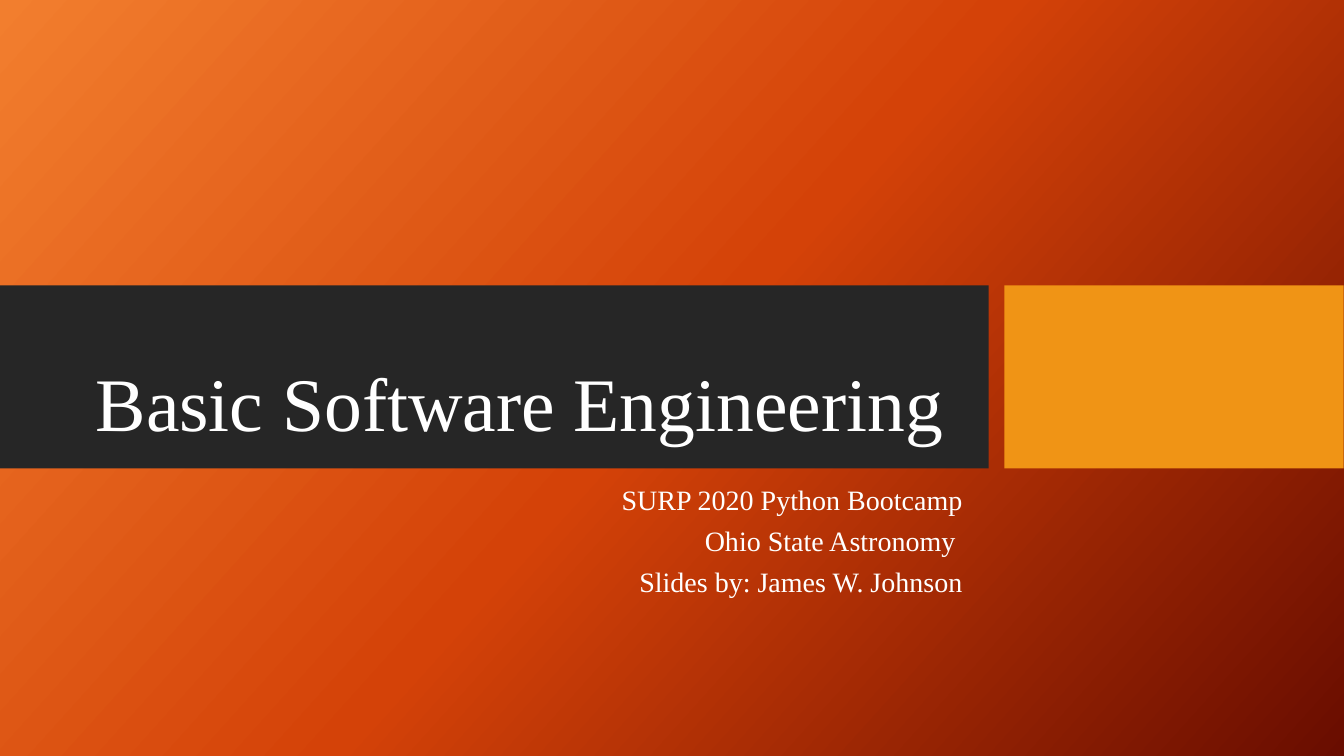
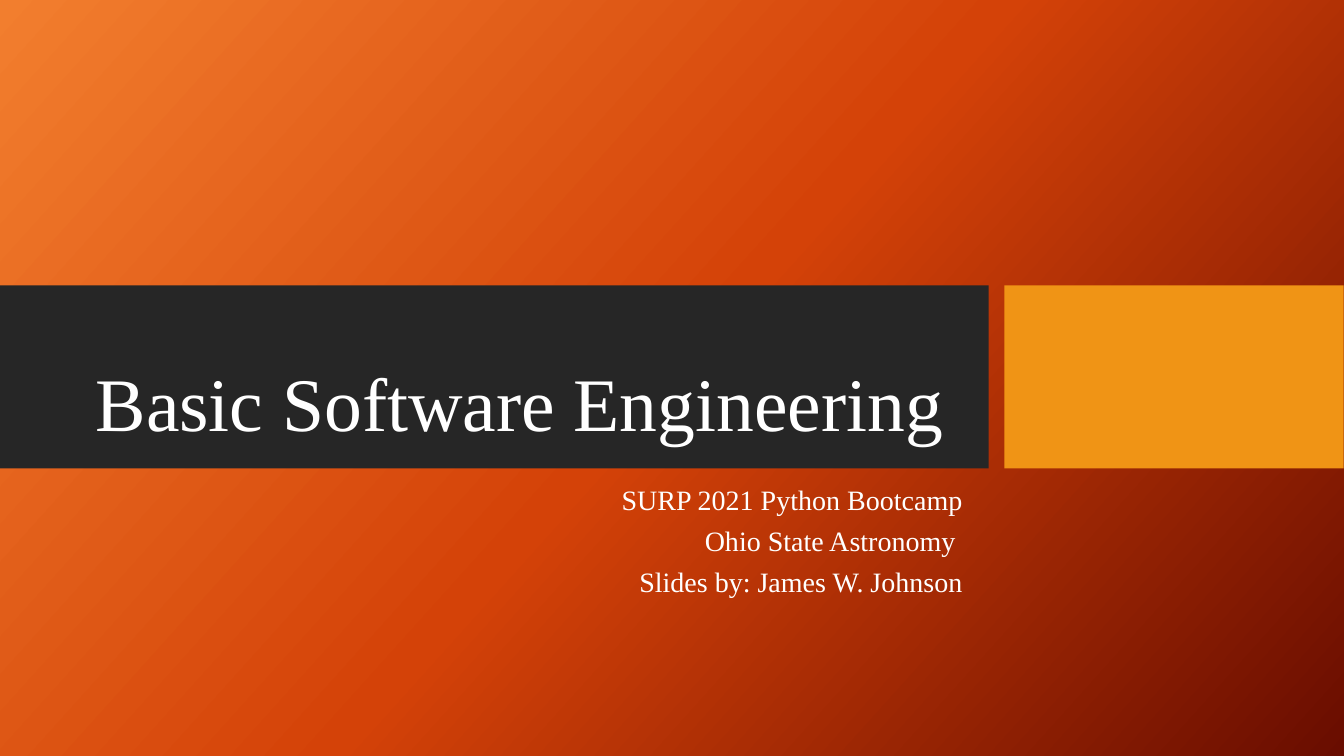
Before and after one commit to giganano/PythonBootcamp, a slide deck: slide 1 of slides/basicSE.pptx. Drawn at 1344x756 pixels with LibreOffice and Linux fonts; fonts in the diff are those of the drawing; background and template pictures are left out. Boxes give left, top, right and bottom in pixels: in the first picture for what was removed or moved away, otherwise in the second. Text is boxed around its words. In the diff, an @@ line names an element or a change of style, - is before the commit and + after.

```diff
--- a/slides/basicSE.pptx
+++ b/slides/basicSE.pptx
@@ subtitle at bbox=[622, 490, 962, 516]: text changed @@
-SURP 2020 Python Bootcamp
+SURP 2021 Python Bootcamp
```
Also in this commit, not shown: 5 other slides changed, 1 slide added, 17 other files.
